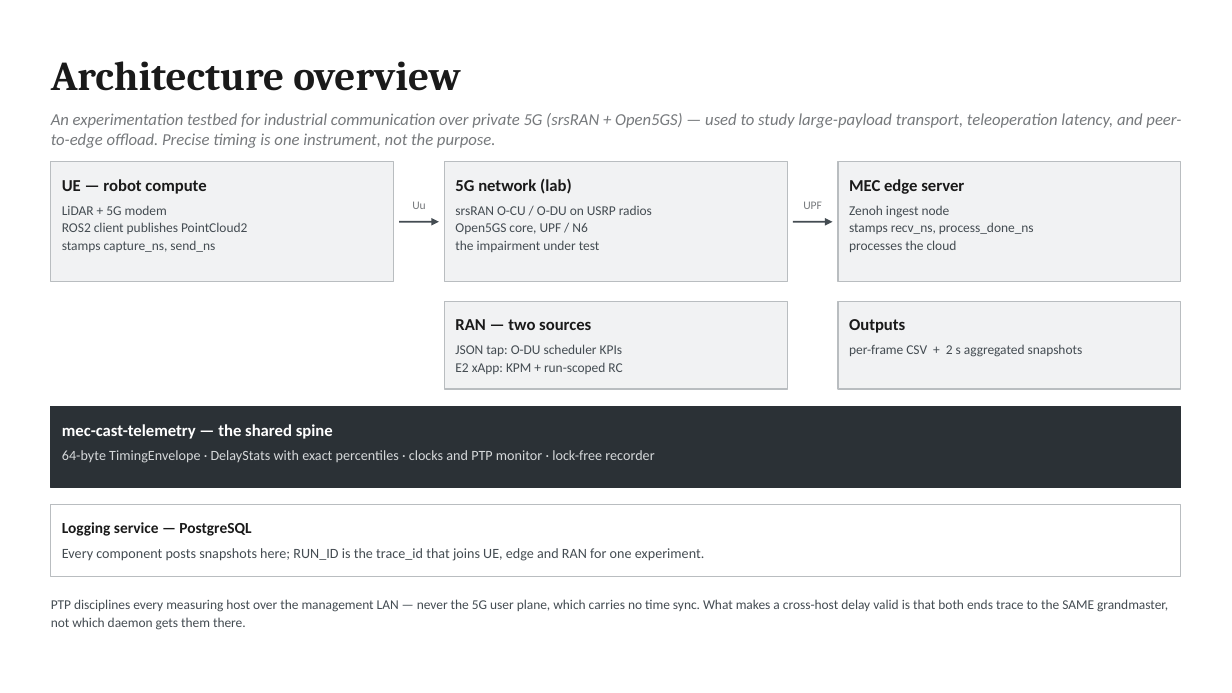
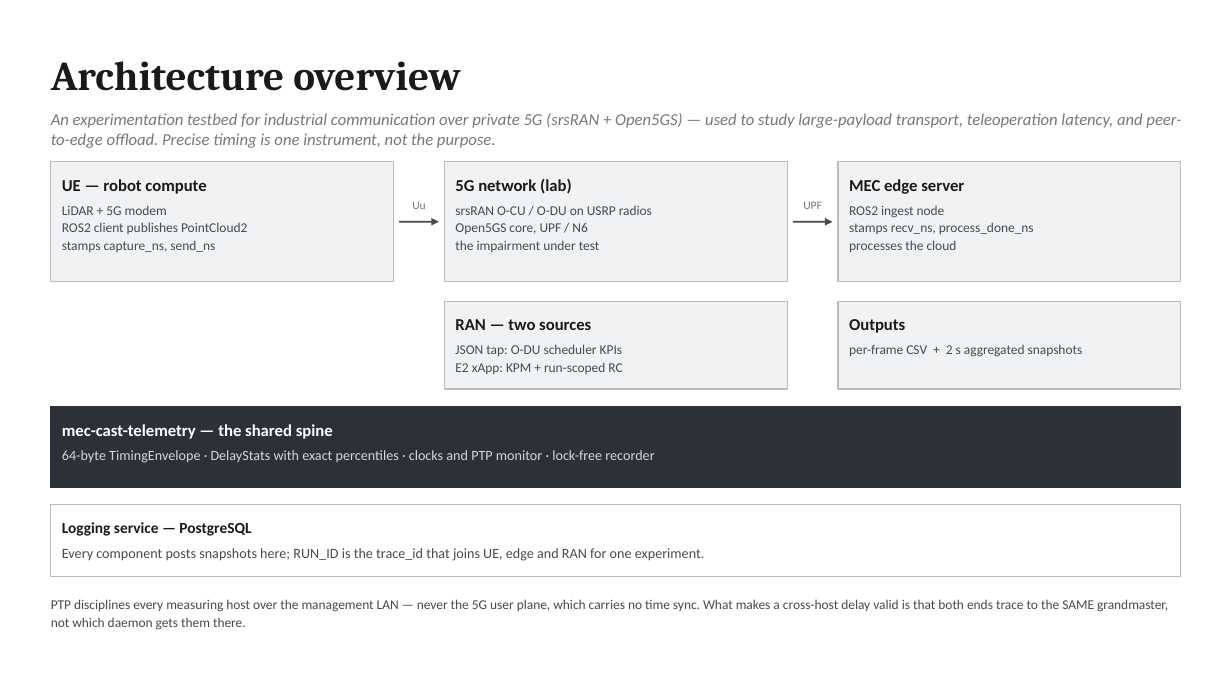
Before and after one commit to morosev/mec-cast, a slide deck: slide 1 of docs/slides/mec-cast-architecture.pptx. Drawn at 1232x693 pixels with LibreOffice and Linux fonts; fonts in the diff are those of the drawing. Boxes give left, top, right and bottom in pixels: in the first picture for what was removed or moved away, otherwise in the second. Text is boxed around its words. In the diff, an @@ line names an element or a change of style, - is before the commit and + after.

```diff
--- a/docs/slides/mec-cast-architecture.pptx
+++ b/docs/slides/mec-cast-architecture.pptx
@@ text at <box>849,206,945,218</box>: text changed @@
-Zenoh ingest node
+ROS2 ingest node
```
Also in this commit, not shown: 5 other slides changed, 12 other files.
